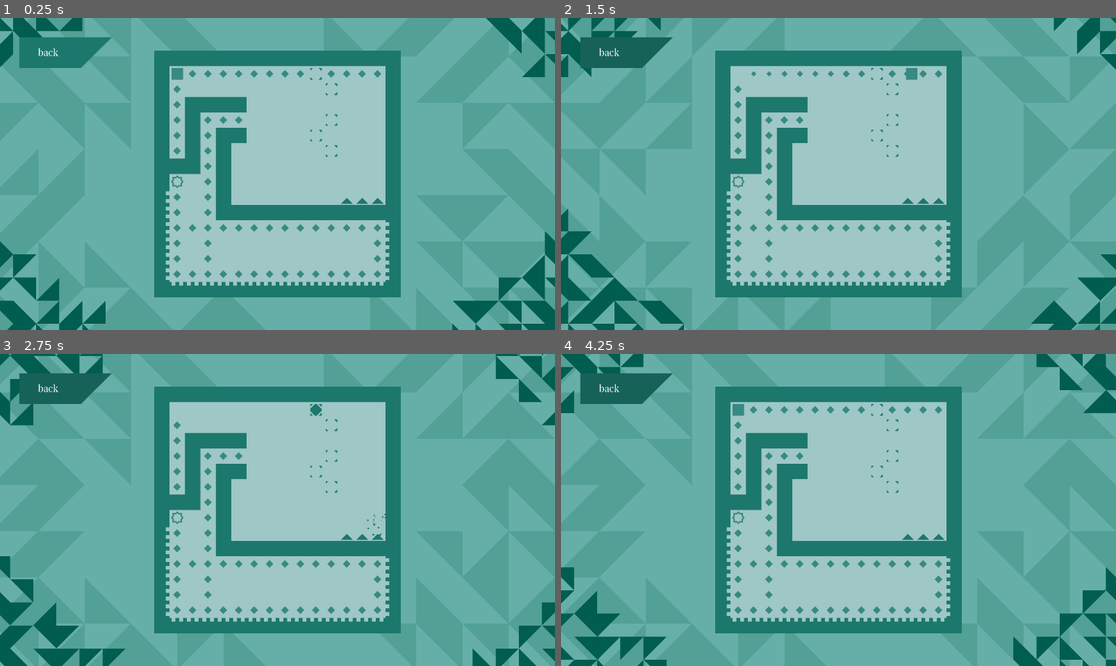
Above: before the commit, frames 1-4 (two rows, left to right).
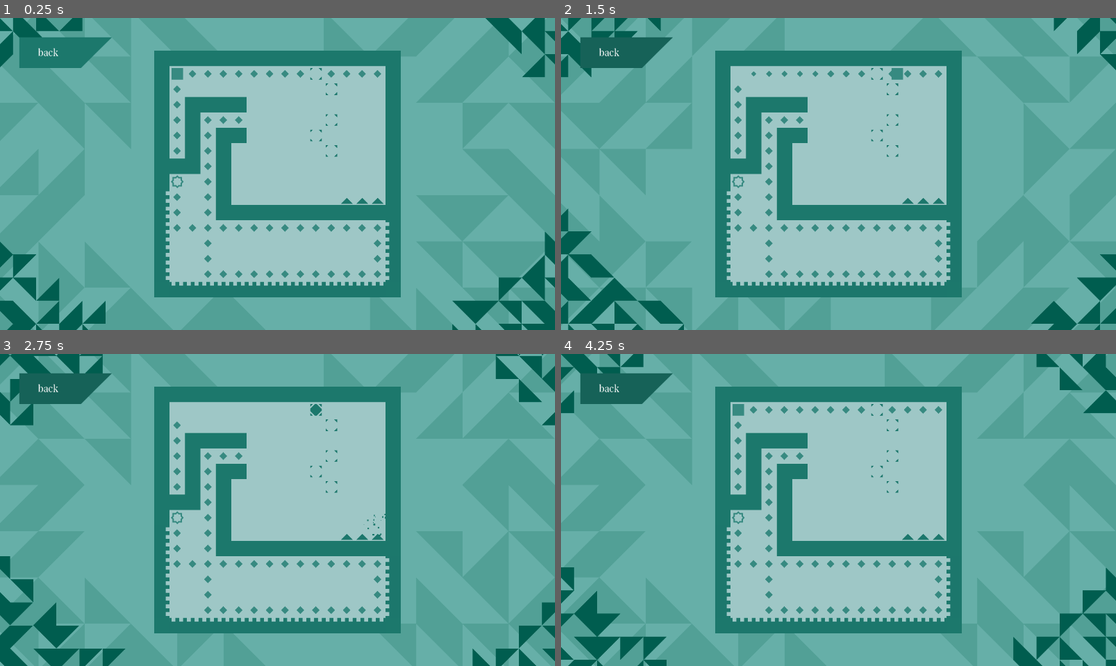
Above: after the commit, the same moments.

Repository: Username4D/Resono
Game: Godot game, scene res://scenes/levels/19.tscn
Two runs of this game, one before a commit and one after it. Both use one fixed random seed, a clock stepped at 60 frames per second and the inputs below. This scene is started directly instead of the project's main scene.
Inputs (mouse positions are in pixels of both pictures, inside the frame that each line leads up to):
- Up to frame 1 (0.25 s): no input
- Up to frame 2 (1.5 s): click (627, 52) at 0.5 s; tap Enter at 1.25 s; hold Right (ui_right) from 1.28 s (still down)
- Up to frame 3 (2.75 s): tap Space at 2 s; release Right (ui_right) at 2.03 s; hold Down (ui_down) from 2.03 s (still down)
- Up to frame 4 (4.25 s): release Down (ui_down) at 2.78 s; hold Right (ui_right) 2.78-3.53 s; tap Enter at 3.5 s; hold Up (ui_up) from 3.53 s (still down)

The runs differ from the first frame. In frame 1, 0.3% of the frame differs, in the area x 0-100%, y 0-100%; in frame 2, 0.4%; in frame 3, less than 0.1%; in frame 4, 0.3%.

Commit message:
fix: fixed player being misaligned when being on finish block

Diff:
--- a/project.godot
+++ b/project.godot
@@ -39,6 +39,10 @@
 wall=""
 breakable_wall=""
 
+[physics]
+
+common/physics_interpolation=true
+
 [rendering]
 
 renderer/rendering_method="gl_compatibility"
--- a/scenes/level_core/level_scene_preset.tscn
+++ b/scenes/level_core/level_scene_preset.tscn
@@ -8,13 +8,7 @@
 [ext_resource type="PackedScene" uid="uid://c77x1pk5qy3gl" path="res://scenes/ui_elements/back_button.tscn" id="7_q4nt3"]
 [ext_resource type="PackedScene" uid="uid://rtd6ssqarhss" path="res://scenes/ui_elements/background.tscn" id="8_u1j71"]
 
-[node name="level_scene" type="Control" unique_id=961452960]
-layout_mode = 3
-anchors_preset = 15
-anchor_right = 1.0
-anchor_bottom = 1.0
-grow_horizontal = 2
-grow_vertical = 2
+[node name="level_scene" type="Node2D" unique_id=1114278186]
 script = ExtResource("1_lgsbt")
 
 [node name="Camera2D" type="Camera2D" parent="." unique_id=693159025]
@@ -31,14 +25,13 @@
 tile_set = ExtResource("2_wrwlp")
 
 [node name="player_character" parent="." unique_id=383526212 instance=ExtResource("3_b7gc2")]
-position = Vector2(368, 112)
+position = Vector2(368, 116)
 
 [node name="pulse_walls" type="Node2D" parent="." unique_id=373582771]
 position = Vector2(784, 400)
 
 [node name="win_menu" parent="." unique_id=1834566673 instance=ExtResource("6_2hcv1")]
 visible = false
-layout_mode = 0
 anchors_preset = 0
 anchor_right = 0.0
 anchor_bottom = 0.0
--- a/scenes/levels/19.tscn
+++ b/scenes/levels/19.tscn
@@ -6,7 +6,74 @@
 level = 19
 
 [node name="level" parent="." index="2" unique_id=1438167536]
-tile_map_data = PackedByteArray("AAAMAAIAAAAAAAAAAQANAAIAAAA …(2275 unchanged characters)… AAAwALAA0AAAAAAAAAAwAMAA0AAAAAAAAAAwALAA4AAAAAAAAAAwALAA8AAAAAAAAAAwALABAAAAAAAAAAAwAMABAAAAAAAAAAAwALAAsAAAAAAAAAAwALAAwAAAAAAAAAAwAPAAwAAAAAAA …(72 unchanged characters)…
+tile_map_data = PackedByteArray("AAAMAAIAAAAAAAAAAQANAAIAAAA …(2275 unchanged characters)… AAAwALAA0AAAAAAAAAAwAMAA0AAAAAAAAAAwALAAsAAAAAAAAAAwALAAwAAAAAAAAAAwAPAAwAAAAAAA …(72 unchanged characters)…
 
+[connection signal="body_entered" from="level/toggle_wall" to="level/toggle_wall" method="_on_body_entered"]
+[connection signal="body_entered" from="level/@Area2D@38655" to="level/@Area2D@38655" method="_on_body_entered"]
+[connection signal="body_entered" from="level/@Area2D@38656" to="level/@Area2D@38656" method="_on_body_entered"]
+[connection signal="body_entered" from="level/spike" to="level/spike" method="_on_body_entered"]
+[connection signal="body_entered" from="level/@Area2D@38657" to="level/@Area2D@38657" method="_on_body_entered"]
+[connection signal="body_entered" from="level/@Area2D@38658" to="level/@Area2D@38658" method="_on_body_entered"]
+[connection signal="body_entered" from="level/@Area2D@38659" to="level/@Area2D@38659" method="_on_body_entered"]
+[connection signal="body_entered" from="level/@Area2D@38660" to="level/@Area2D@38660" method="_on_body_entered"]
+[connection signal="body_entered" from="level/finish" to="level/finish" method="_on_body_entered"]
+[connection signal="body_entered" from="level/coin" to="level/coin" method="_on_body_entered"]
+[connection signal="body_entered" from="level/@Area2D@38674" to="level/@Area2D@38674" method="_on_body_entered"]
+[connection signal="body_entered" from="level/@Area2D@38675" to="level/@Area2D@38675" method="_on_body_entered"]
+[connection signal="body_entered" from="level/@Area2D@38676" to="level/@Area2D@38676" method="_on_body_entered"]
+[connection signal="body_entered" from="level/@Area2D@38677" to="level/@Area2D@38677" method="_on_body_entered"]
+[connection signal="body_entered" from="level/@Area2D@38678" to="level/@Area2D@38678" method="_on_body_entered"]
+[connection signal="body_entered" from="level/@Area2D@38679" to="level/@Area2D@38679" method="_on_body_entered"]
+[connection signal="body_entered" from="level/@Area2D@38680" to="level/@Area2D@38680" method="_on_body_entered"]
+[connection signal="body_entered" from="level/@Area2D@38681" to="level/@Area2D@38681" method="_on_body_entered"]
+[connection signal="body_entered" from="level/@Area2D@38682" to="level/@Area2D@38682" method="_on_body_entered"]
+[connection signal="body_entered" from="level/@Area2D@38683" to="level/@Area2D@38683" method="_on_body_entered"]
+[connection signal="body_entered" from="level/@Area2D@38684" to="level/@Area2D@38684" method="_on_body_entered"]
+[connection signal="body_entered" from="level/@Area2D@38685" to="level/@Area2D@38685" method="_on_body_entered"]
+[connection signal="body_entered" from="level/@Area2D@38686" to="level/@Area2D@38686" method="_on_body_entered"]
+[connection signal="body_entered" from="level/@Area2D@38687" to="level/@Area2D@38687" method="_on_body_entered"]
+[connection signal="body_entered" from="level/@Area2D@38688" to="level/@Area2D@38688" method="_on_body_entered"]
+[connection signal="body_entered" from="level/@Area2D@38689" to="level/@Area2D@38689" method="_on_body_entered"]
+[connection signal="body_entered" from="level/@Area2D@38690" to="level/@Area2D@38690" method="_on_body_entered"]
+[connection signal="body_entered" from="level/@Area2D@38691" to="level/@Area2D@38691" method="_on_body_entered"]
+[connection signal="body_entered" from="level/@Area2D@38692" to="level/@Area2D@38692" method="_on_body_entered"]
+[connection signal="body_entered" from="level/@Area2D@38693" to="level/@Area2D@38693" method="_on_body_entered"]
+[connection signal="body_entered" from="level/@Area2D@38694" to="level/@Area2D@38694" method="_on_body_entered"]
+[connection signal="body_entered" from="level/@Area2D@38695" to="level/@Area2D@38695" method="_on_body_entered"]
+[connection signal="body_entered" from="level/@Area2D@38696" to="level/@Area2D@38696" method="_on_body_entered"]
+[connection signal="body_entered" from="level/@Area2D@38697" to="level/@Area2D@38697" method="_on_body_entered"]
+[connection signal="body_entered" from="level/@Area2D@38698" to="level/@Area2D@38698" method="_on_body_entered"]
+[connection signal="body_entered" from="level/@Area2D@38699" to="level/@Area2D@38699" method="_on_body_entered"]
+[connection signal="body_entered" from="level/@Area2D@38700" to="level/@Area2D@38700" method="_on_body_entered"]
+[connection signal="body_entered" from="level/@Area2D@38701" to="level/@Area2D@38701" method="_on_body_entered"]
+[connection signal="body_entered" from="level/@Area2D@38702" to="level/@Area2D@38702" method="_on_body_entered"]
+[connection signal="body_entered" from="level/@Area2D@38703" to="level/@Area2D@38703" method="_on_body_entered"]
+[connection signal="body_entered" from="level/@Area2D@38704" to="level/@Area2D@38704" method="_on_body_entered"]
+[connection signal="body_entered" from="level/@Area2D@38705" to="level/@Area2D@38705" method="_on_body_entered"]
+[connection signal="body_entered" from="level/@Area2D@38706" to="level/@Area2D@38706" method="_on_body_entered"]
+[connection signal="body_entered" from="level/@Area2D@38707" to="level/@Area2D@38707" method="_on_body_entered"]
+[connection signal="body_entered" from="level/@Area2D@38708" to="level/@Area2D@38708" method="_on_body_entered"]
+[connection signal="body_entered" from="level/@Area2D@38709" to="level/@Area2D@38709" method="_on_body_entered"]
+[connection signal="body_entered" from="level/@Area2D@38710" to="level/@Area2D@38710" method="_on_body_entered"]
+[connection signal="body_entered" from="level/@Area2D@38711" to="level/@Area2D@38711" method="_on_body_entered"]
+[connection signal="body_entered" from="level/@Area2D@38712" to="level/@Area2D@38712" method="_on_body_entered"]
+[connection signal="body_entered" from="level/@Area2D@38713" to="level/@Area2D@38713" method="_on_body_entered"]
+[connection signal="body_entered" from="level/@Area2D@38714" to="level/@Area2D@38714" method="_on_body_entered"]
+[connection signal="body_entered" from="level/@Area2D@38715" to="level/@Area2D@38715" method="_on_body_entered"]
+[connection signal="body_entered" from="level/@Area2D@38716" to="level/@Area2D@38716" method="_on_body_entered"]
+[connection signal="body_entered" from="level/@Area2D@38717" to="level/@Area2D@38717" method="_on_body_entered"]
+[connection signal="body_entered" from="level/@Area2D@38718" to="level/@Area2D@38718" method="_on_body_entered"]
+[connection signal="body_entered" from="level/@Area2D@38719" to="level/@Area2D@38719" method="_on_body_entered"]
+[connection signal="body_entered" from="level/@Area2D@38720" to="level/@Area2D@38720" method="_on_body_entered"]
+[connection signal="body_entered" from="level/@Area2D@38721" to="level/@Area2D@38721" method="_on_body_entered"]
+[connection signal="body_entered" from="level/@Area2D@38722" to="level/@Area2D@38722" method="_on_body_entered"]
+[connection signal="body_entered" from="level/@Area2D@38723" to="level/@Area2D@38723" method="_on_body_entered"]
+[connection signal="body_entered" from="level/@Area2D@38724" to="level/@Area2D@38724" method="_on_body_entered"]
+[connection signal="body_entered" from="level/@Area2D@38725" to="level/@Area2D@38725" method="_on_body_entered"]
+[connection signal="body_entered" from="level/@Area2D@38726" to="level/@Area2D@38726" method="_on_body_entered"]
+[connection signal="body_entered" from="level/@Area2D@38727" to="level/@Area2D@38727" method="_on_body_entered"]
+[connection signal="body_entered" from="level/@Area2D@38728" to="level/@Area2D@38728" method="_on_body_entered"]
+[connection signal="body_entered" from="level/@Area2D@38733" to="level/@Area2D@38733" method="_on_body_entered"]
+[connection signal="body_entered" from="level/@Area2D@38734" to="level/@Area2D@38734" method="_on_body_entered"]
 [connection signal="coin" from="player_character" to="." method="_on_player_character_coin"]
 [connection signal="death" from="player_character" to="." method="_on_player_character_death"]
--- a/scenes/tiles/finish.tscn
+++ b/scenes/tiles/finish.tscn
@@ -6,6 +6,7 @@
 size = Vector2(32, 32)
 
 [node name="finish" type="Area2D" unique_id=1384928228]
+priority = 1
 script = ExtResource("1_5nbog")
 
 [node name="poly" type="Polygon2D" parent="." unique_id=379393430]
@@ -32,6 +33,13 @@
 
 [node name="CollisionShape2D" type="CollisionShape2D" parent="." unique_id=2101827068]
 visible = false
+scale = Vector2(0.9, 0.9)
+shape = SubResource("RectangleShape2D_rh00l")
+
+[node name="StaticBody2D" type="StaticBody2D" parent="." unique_id=427605385]
+
+[node name="CollisionShape2D" type="CollisionShape2D" parent="StaticBody2D" unique_id=324471251]
+scale = Vector2(0.02, 0.02)
 shape = SubResource("RectangleShape2D_rh00l")
 
 [connection signal="body_entered" from="." to="." method="_on_body_entered"]
--- a/scripts/finish.gd
+++ b/scripts/finish.gd
@@ -1,7 +1,14 @@
 extends Area2D
 
+func update_velocity(ve):
+	$StaticBody2D.position = ve * 13
 
 
 func _on_body_entered(body: Node2D) -> void:
 	if body.is_in_group("player"):
+		body.finish_position = self.position  + Vector2(0, 4)
+		body.state = "finished"
+		await get_tree().physics_frame
+		$StaticBody2D/CollisionShape2D.disabled = true
+		body.position = self.position + Vector2(0, 4)
 		body.finish.emit()
--- a/scripts/level_scene_preset.gd
+++ b/scripts/level_scene_preset.gd
@@ -1,7 +1,9 @@
-extends Control
+extends Node2D
 
 @export var level = 0
 var coins = 0
+
+
 
 func _ready() -> void:
 	if $player_character and $foreground:
@@ -14,7 +16,8 @@
 		print(i.name)
 		if i.has_method("respawn"):
 			$player_character.respawn.connect(i.respawn)
-
+		if i.has_method("update_velocity"):
+			$player_character.update_velocity.connect(i.update_velocity)
 func _process(delta: float) -> void:
 	if $player_character and $foreground:
 		$foreground.offset = ($player_character.position - Vector2(get_viewport().size) / 2) * 0.1
--- a/scripts/player_character.gd
+++ b/scripts/player_character.gd
@@ -5,12 +5,13 @@
 var state = "alive" # alive, dead, finished
 
 var start_position = Vector2.ZERO
-
+@export var finish_position = Vector2.ZERO
 signal move
 signal coin
 signal death
 signal finish
 signal respawn
+signal update_velocity(ve)
 
 func _physics_process(delta: float) -> void:
 	if state == "alive":
@@ -29,18 +30,22 @@
 			custom_velocity.y = -speed
 			%hitbox.scale = Vector2(0.5,1)
 			move.emit()
+			update_velocity.emit(Vector2(0, -1))
 		if event.is_action_pressed("ui_down"):
 			custom_velocity.y = speed
 			%hitbox.scale = Vector2(0.5,1)
 			move.emit()
+			update_velocity.emit(Vector2(0, 1))
 		if event.is_action_pressed("ui_right"):
 			custom_velocity.x = speed
 			%hitbox.scale = Vector2(1,0.5)
 			move.emit()
+			update_velocity.emit(Vector2(1,0))
 		if event.is_action_pressed("ui_left"):
 			custom_velocity.x = -speed
 			%hitbox.scale = Vector2(1,0.5)
 			move.emit()
+			update_velocity.emit(Vector2(-1, 0))
 func _on_death() -> void:
 	state = "dead"
 	print(custom_velocity)
@@ -58,6 +63,7 @@
 	%hitbox.scale = Vector2.ONE
 func _on_finish() -> void:
 	state = "finished"
+	position = finish_position
 func _ready() -> void:
 	start_position = position
 	if !safe_manager.settings["particles_enabled"]:
